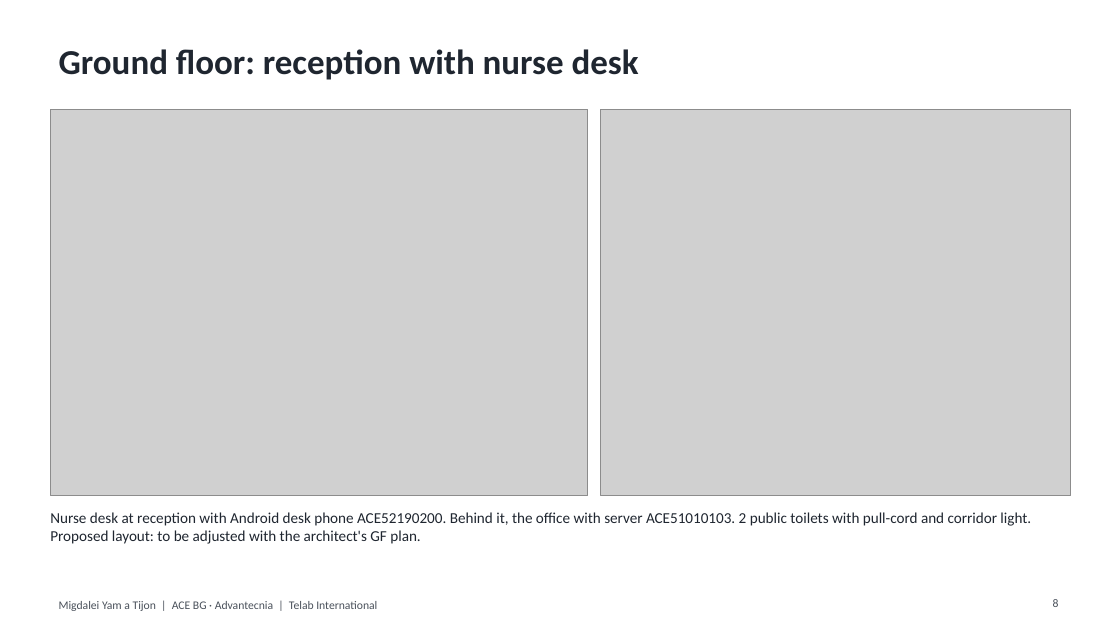
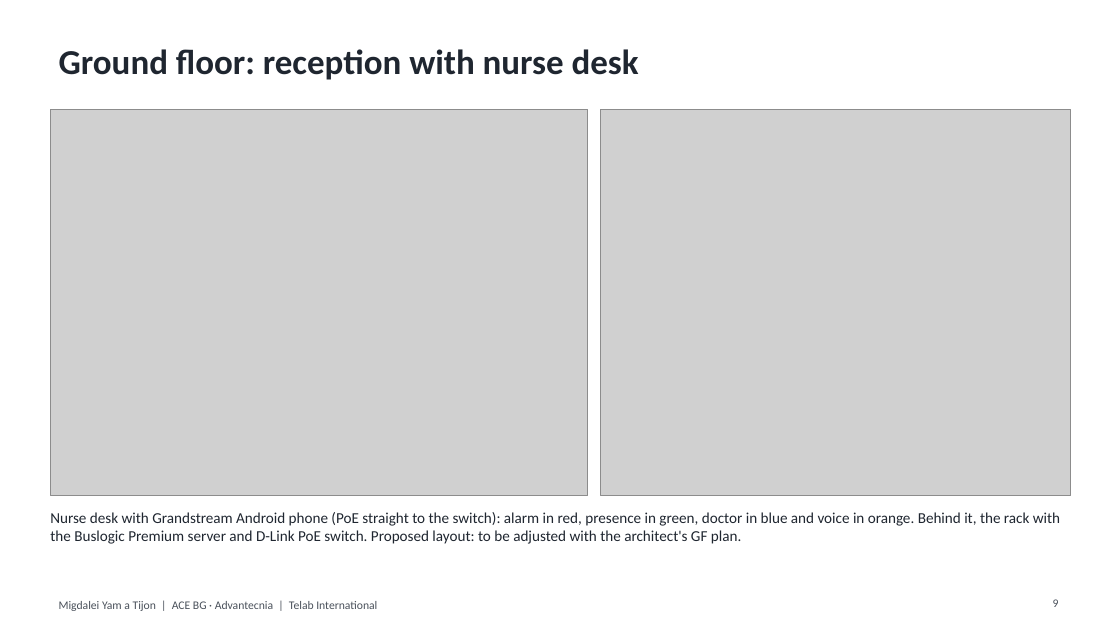
Before and after one commit to alexjusid-jpg/planos, a slide deck: slide 9 of migdalei/en/presentation_EN.pptx (slide 8 before the commit). Drawn at 1120x630 pixels with LibreOffice and Linux fonts; fonts in the diff are those of the drawing; grey boxes stand for pictures. Boxes give left, top, right and bottom in pixels: in the first picture for what was removed or moved away, otherwise in the second. Text is boxed around its words. In the diff, an @@ line names an element or a change of style, - is before the commit and + after.

```diff
--- a/migdalei/en/presentation_EN.pptx
+++ b/migdalei/en/presentation_EN.pptx
@@ text at [50,512,1060,544]: text changed @@
-Nurse desk at reception with Android desk phone ACE52190200. Behind it, the office with server ACE51010103. 2 public toilets with pull-cord and corridor light. Proposed layout: to be adjusted with the architect's GF plan.
+Nurse desk with Grandstream Android phone (PoE straight to the switch): alarm in red, presence in green, doctor in blue and voice in orange. Behind it, the rack with the Buslogic Premium server and D-Link PoE switch. Proposed layout: to be adjusted with the architect's GF plan.
@@ page number at [1053,599,1059,607]: text changed @@
-8
+9
```
Also in this commit, not shown: 3 other slides changed, 1 slide added, 20 other files.
